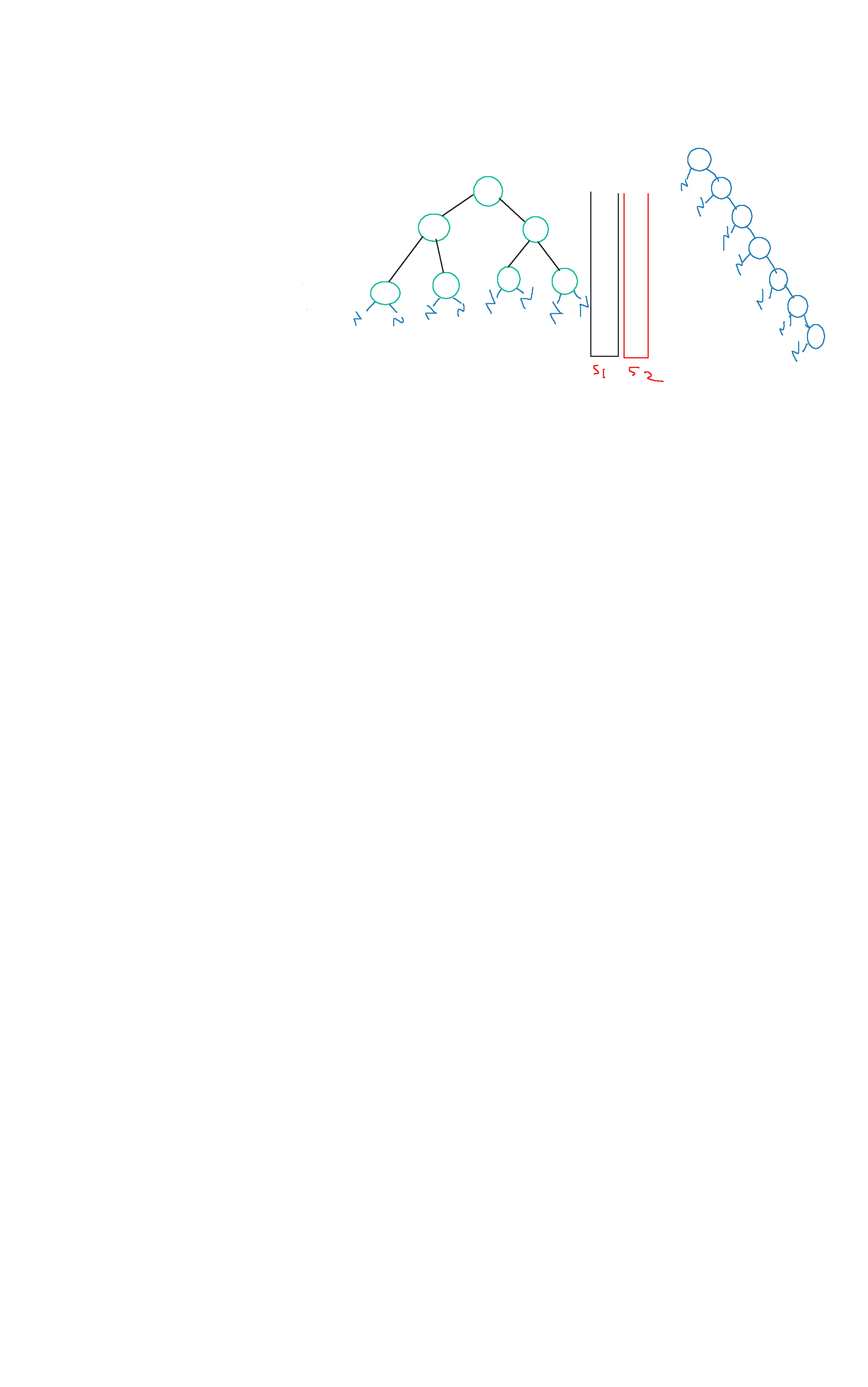
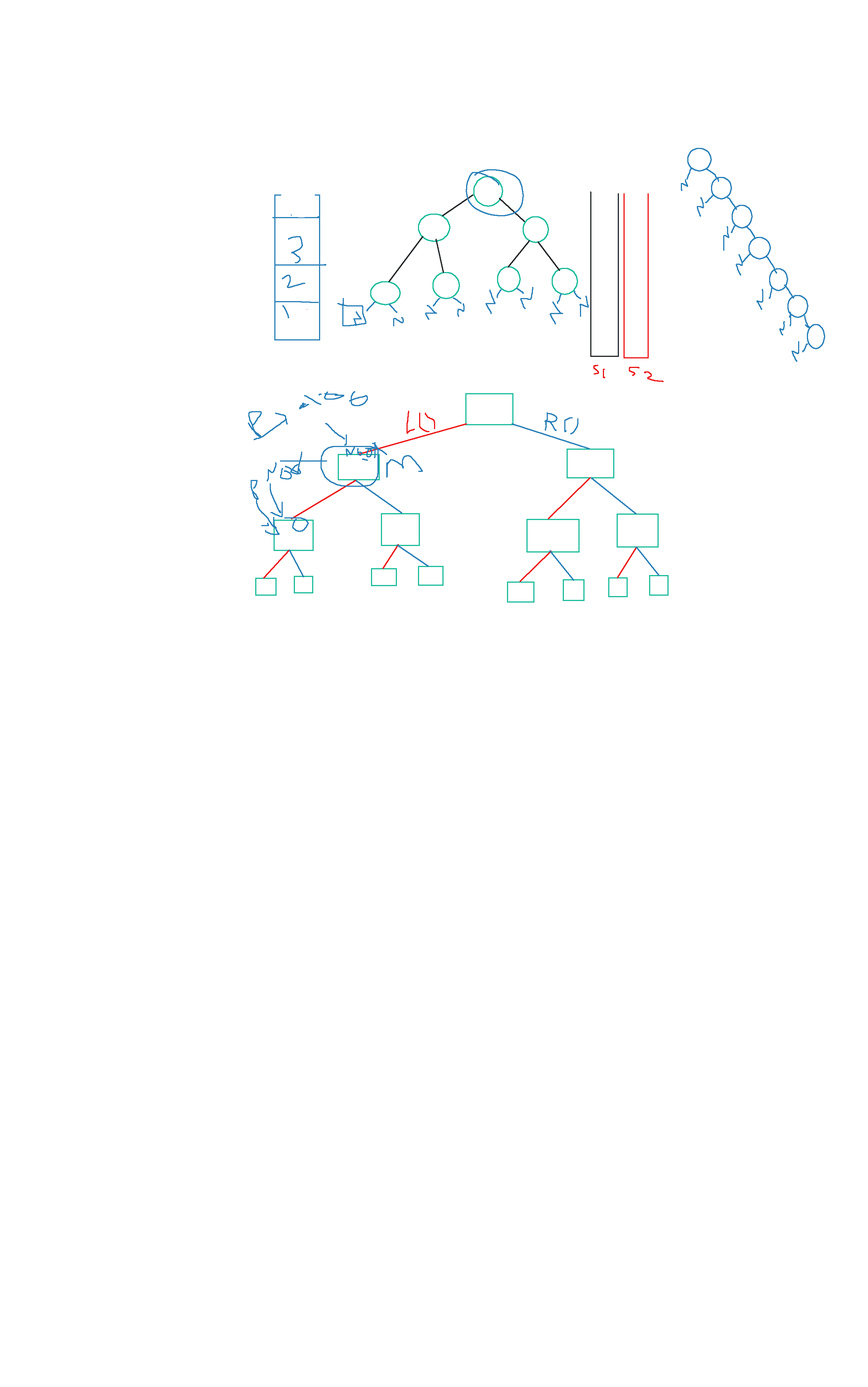
Before/after of a 868×1387 layered artwork. What changed in the layer stack:
painted on "Foreground" over [247, 169, 669, 603]
